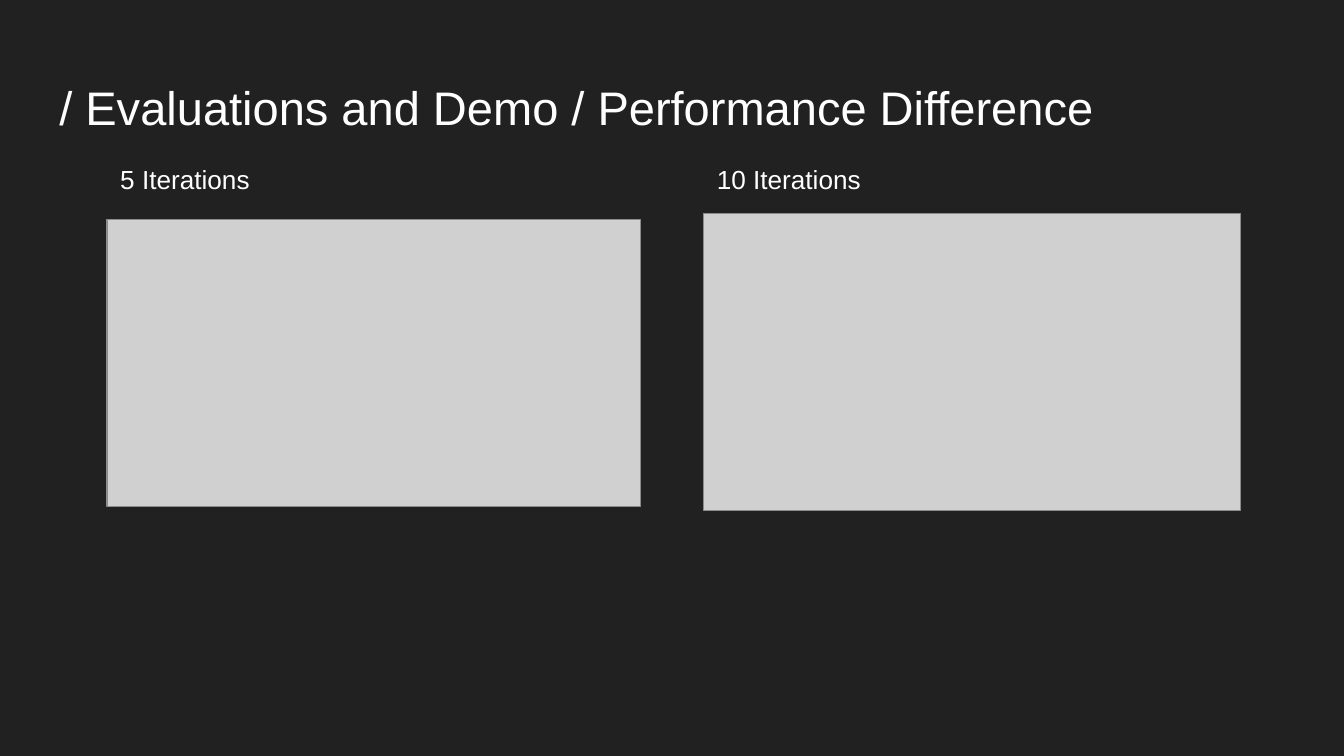
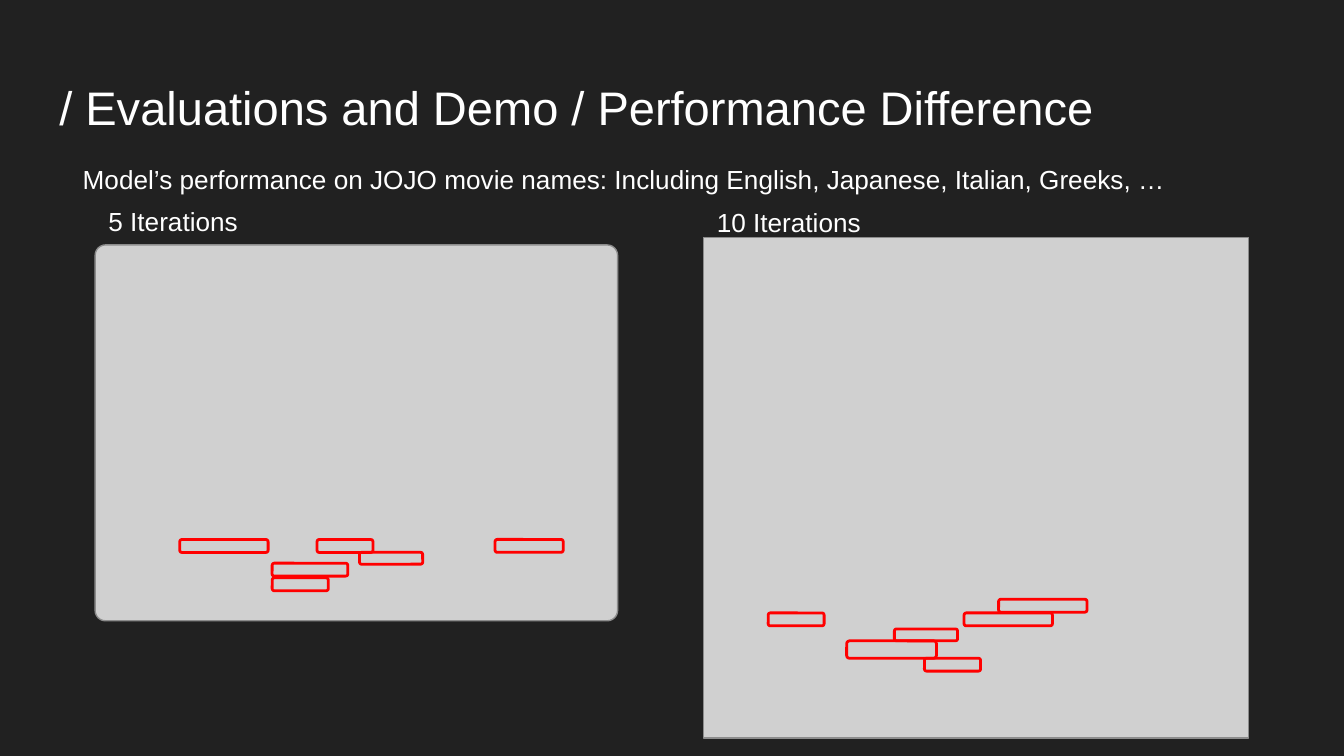
Before and after one commit to YanzhenHuang/CISC3025-Name-Entity, a slide deck: slide 22 of CISC3025-Project3-Presentation.pptx. Drawn at 1344x756 pixels with LibreOffice and Linux fonts; fonts in the diff are those of the drawing; grey boxes stand for pictures. Boxes give left, top, right and bottom in pixels: in the first picture for what was removed or moved away, otherwise in the second. Text is boxed around its words. In the diff, an @@ line names an element or a change of style, - is before the commit and + after.

Commit message:
Update for presentation.

```diff
--- a/CISC3025-Project3-Presentation.pptx
+++ b/CISC3025-Project3-Presentation.pptx
@@ text added at [83, 170, 1131, 195], 14 pt, text #FFFFFF @@
+Model’s performance on JOJO movie names: Including English, Japanese, Italian, Greeks, …
@@ text "5 Iterations": place and size @@
-text "5 Iterations" at [120, 170, 250, 190]
+text "5 Iterations" at [108, 212, 238, 232]
@@ text "10 Iterations" rewrapped from [717, 170, 861, 190] to [717, 213, 861, 238] @@
@@ picture: place and size @@
-picture at [703, 214, 1241, 511]
+picture at [703, 238, 1249, 738]
@@ picture: place and size @@
-picture at [108, 219, 641, 505]
+picture at [95, 245, 618, 621]
@@ rounded rectangle added at [180, 539, 269, 552], outline #FF0000 1.5 pt @@
@@ rounded rectangle added at [317, 539, 374, 552], outline #FF0000 1.5 pt @@
@@ rounded rectangle added at [495, 539, 563, 552], outline #FF0000 1.5 pt @@
@@ rounded rectangle added at [273, 563, 348, 577], outline #FF0000 1.5 pt @@
@@ rounded rectangle added at [360, 552, 423, 564], outline #FF0000 1.5 pt @@
@@ rounded rectangle added at [273, 578, 329, 591], outline #FF0000 1.5 pt @@
@@ rounded rectangle added at [999, 599, 1087, 613], outline #FF0000 1.5 pt @@
@@ rounded rectangle added at [769, 613, 825, 626], outline #FF0000 1.5 pt @@
@@ rounded rectangle added at [895, 629, 958, 641], outline #FF0000 1.5 pt @@
@@ rounded rectangle added at [964, 613, 1052, 626], outline #FF0000 1.5 pt @@
@@ rounded rectangle added at [847, 641, 937, 659], outline #FF0000 1.5 pt @@
@@ rounded rectangle added at [925, 659, 981, 672], outline #FF0000 1.5 pt @@
```
Also in this commit, not shown: 2 other slides changed, 2 other files.
